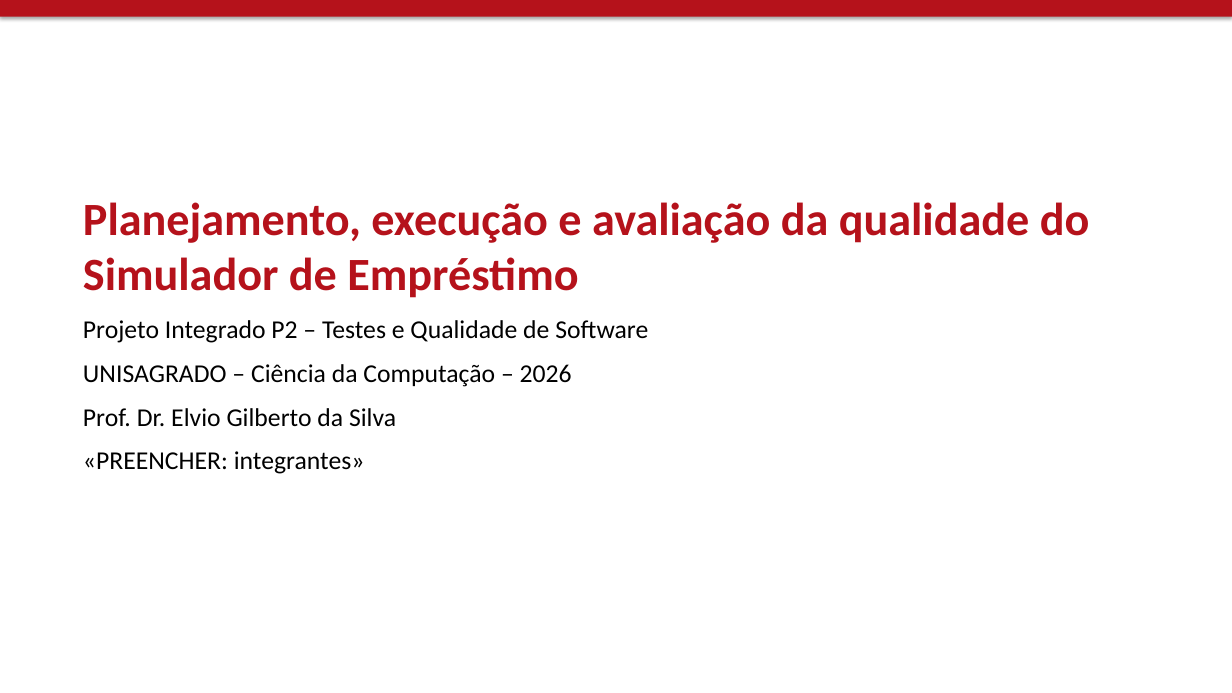
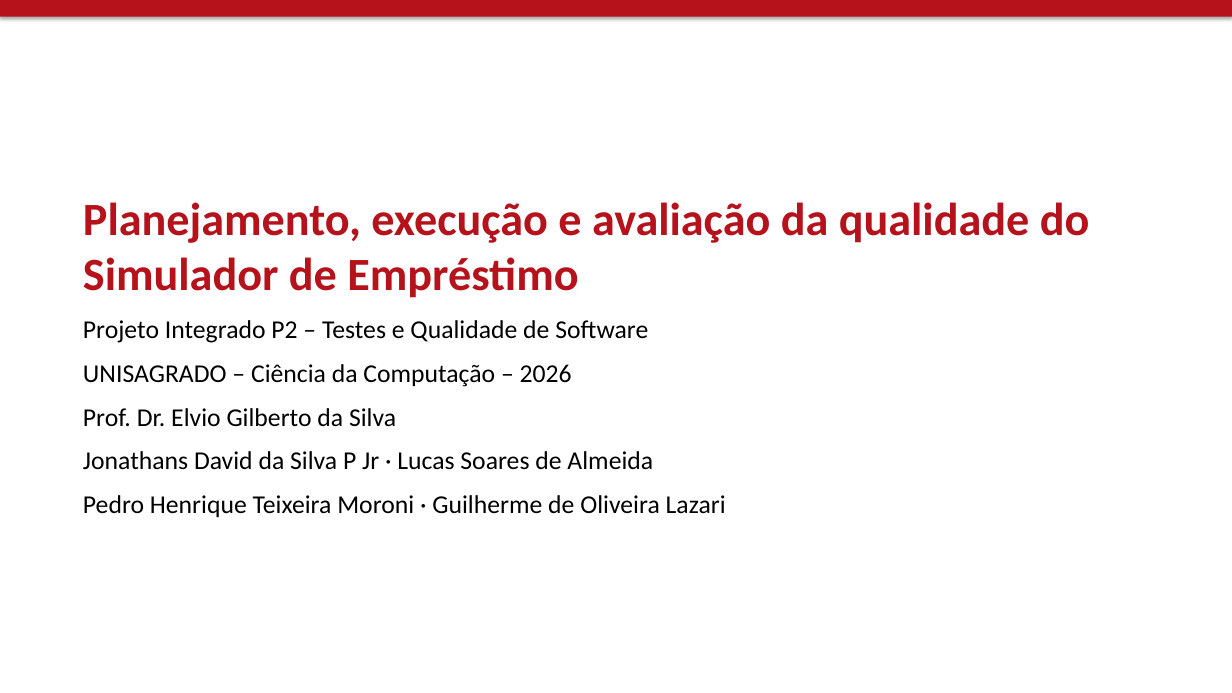
Before and after one commit to tathans-js/simulador-emprestimo, a slide deck: slide 1 of docs/gerados/documentos/P13_apresentacao_final.pptx. Drawn at 1232x693 pixels with LibreOffice and Linux fonts; fonts in the diff are those of the drawing. Boxes give left, top, right and bottom in pixels: in the first picture for what was removed or moved away, otherwise in the second. Text is boxed around its words. In the diff, an @@ line names an element or a change of style, - is before the commit and + after.

```diff
--- a/docs/gerados/documentos/P13_apresentacao_final.pptx
+++ b/docs/gerados/documentos/P13_apresentacao_final.pptx
@@ text at [83,451,726,517]: text changed @@
-«PREENCHER: integrantes»
+Jonathans David da Silva P Jr · Lucas Soares de Almeida
+Pedro Henrique Teixeira Moroni · Guilherme de Oliveira Lazari
```
Also in this commit, not shown: 32 other files.
